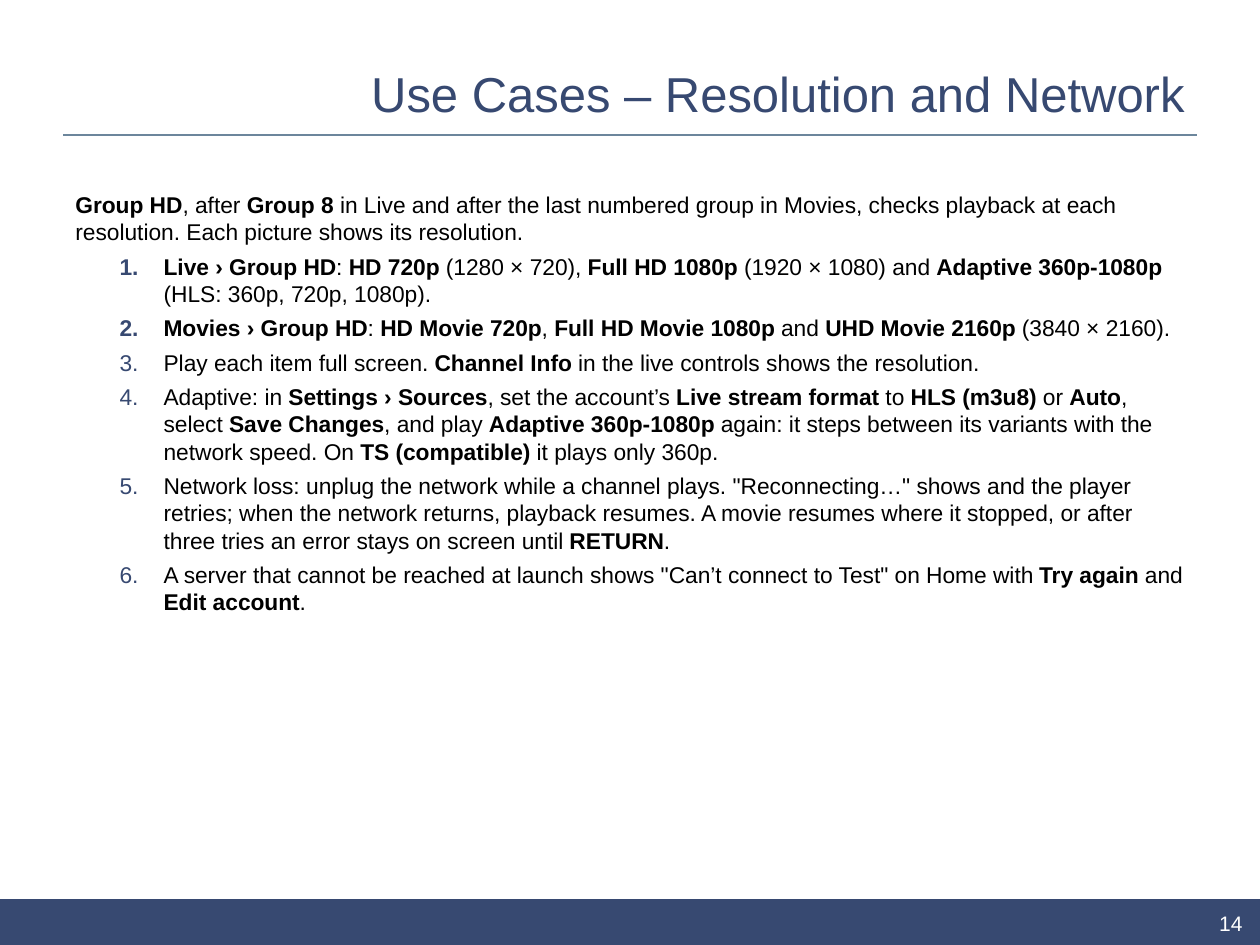
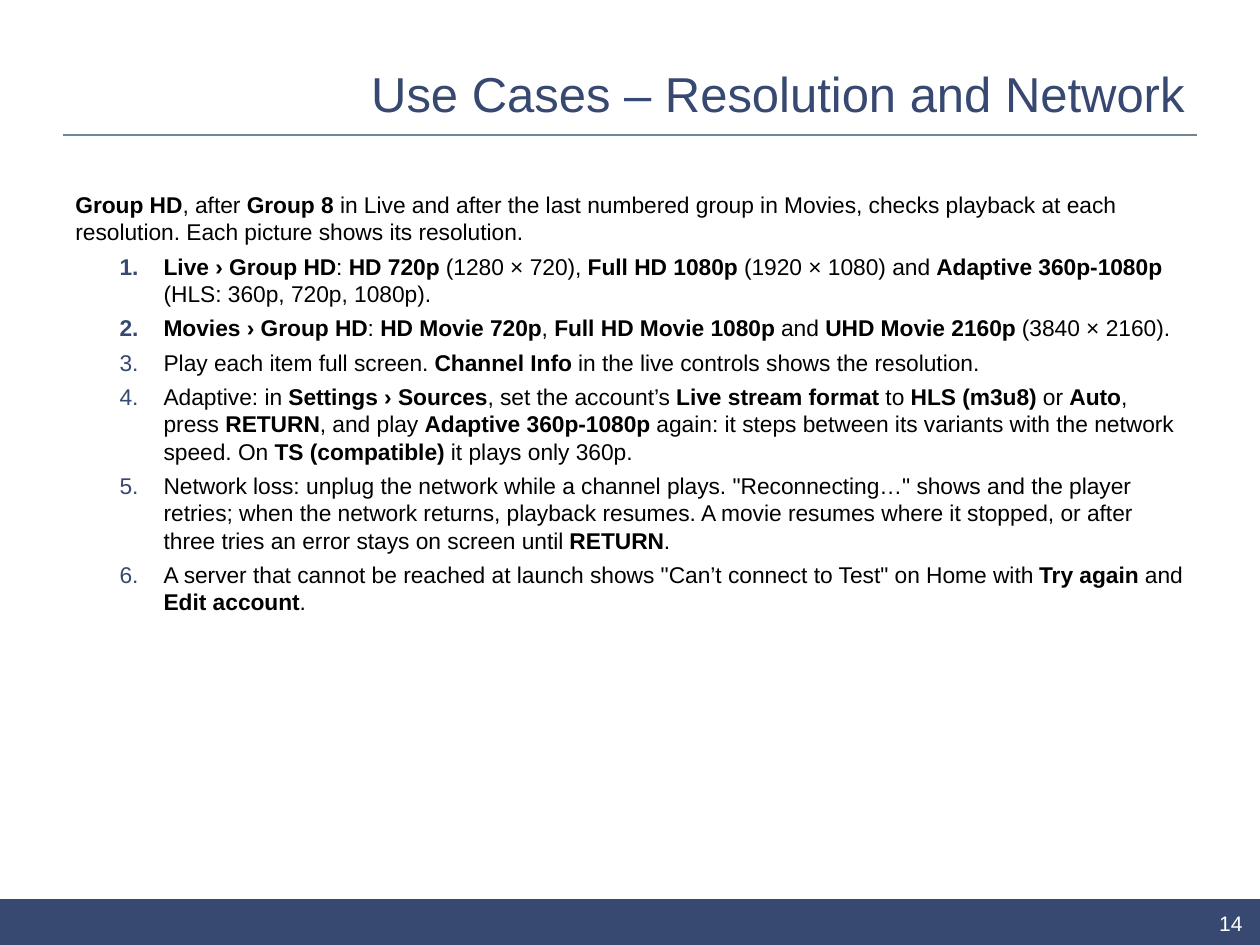
Before and after one commit to ahmedsaed/pleione, a slide deck: slide 14 of store/samsung/ui-description.pptx. Drawn at 1260x945 pixels with LibreOffice and Linux fonts; fonts in the diff are those of the drawing; background and template pictures are left out. Boxes give left, top, right and bottom in pixels: in the first picture for what was removed or moved away, otherwise in the second. Text is boxed around its words. In the diff, an @@ line names an element or a change of style, - is before the commit and + after.

Commit message:
Update the store materials for 2.6.1
The Samsung UI description and both stores' screenshots showed 2.3.0:
Save Changes and Cancel in Settings, the old Settings look and a
24-hour clock. They now match 2.6.1.

- The deck gains a 1.1 revision, steps that save with RETURN, the
  picked-source behavior on Home, the Time format setting, and new
  captures of Home, Live, Guide, Player, Search, Settings and Data
  Management with their callouts moved to the new layout.
- The Samsung listing answers AVPlay for the Player API, which plays
  streams on Tizen 8 and later since 2.6.0.
- screenshots:store --samsung also captures Data Management and the
  privacy notice, which the deck uses and nothing regenerated.

```diff
--- a/store/samsung/ui-description.pptx
+++ b/store/samsung/ui-description.pptx
@@ text at box(164, 388, 1174, 465): text changed @@
-  4. Adaptive: in Settings › Sources, set the account’s Live stream format to HLS (m3u8) or Auto, select Save Changes, and play Adaptive 360p-1080p again: it steps between its variants with the network speed. On TS (compatible) it plays only 360p.
+  4. Adaptive: in Settings › Sources, set the account’s Live stream format to HLS (m3u8) or Auto, press RETURN, and play Adaptive 360p-1080p again: it steps between its variants with the network speed. On TS (compatible) it plays only 360p.
```
Also in this commit, not shown: 10 other slides changed, 24 other files.
